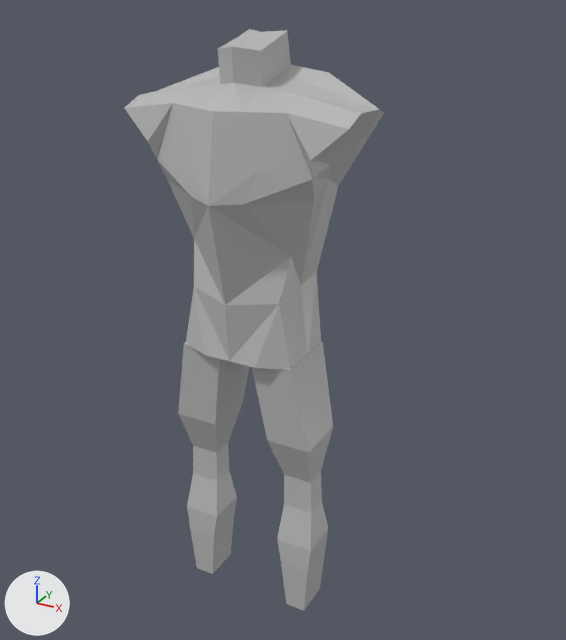
A saved change to the Blender file human.blend.
One viewpoint serves both versions: a camera (50 mm lens) standing at (3.13, -5.17, -0.16) and looking at (0.19, 0.19, -2.84). The lights are fixed; the arrows at lower left show +X, +Y and +Z.

The scene before the commit, as lines of its bpy script (objects in view):
```python
me_cube_001 = bpy.data.meshes.new('Cube.001')
me_cube_001.from_pydata(...)  # 63 vertices, 57 faces; spans x -0.99..0.0, y -0.59..0.44, z -1.0..1.5
me_cube_001.materials.append(mat_material)  # grey #bcbcbc
me_cube_003 = bpy.data.meshes.new('Cube.003')
me_cube_003.from_pydata(...)  # 28 vertices, 26 faces; spans x -2.32..-0.51, y -0.77..0.77, z -1.03..1.01
me_cube_003.materials.append(mat_material)  # grey #bcbcbc
ob_cube_001 = bpy.data.objects.new('Cube.001', me_cube_001)
ob_cube_001.location = (0.0, 0.0, -2.03)
_m = ob_cube_001.modifiers.new('ミラー', 'MIRROR')
ob_cube_003 = bpy.data.objects.new('Cube.003', me_cube_003)
ob_cube_003.location = (0.0, 0.0, -4.28)
ob_cube_003.scale = (0.287, 0.385, 1.25)
_m = ob_cube_003.modifiers.new('ミラー', 'MIRROR')
```
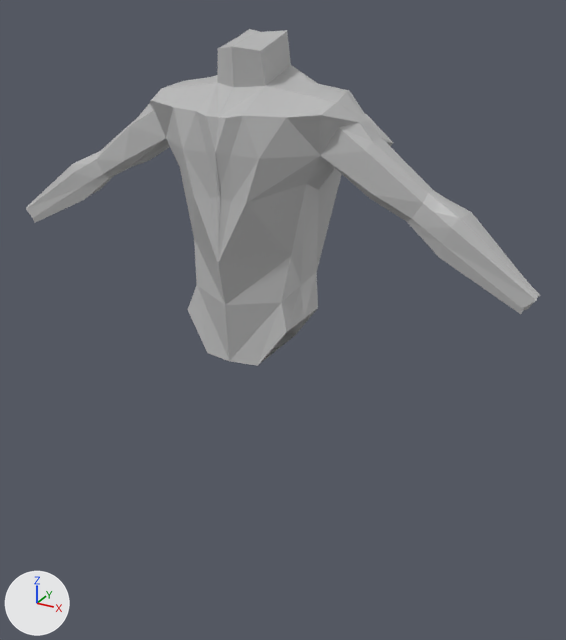
Where the change shows, as pixel boxes [x1, y1, x2, y2] in the pictures (566 x 640 px):
'Cube.001', reshaped (98% wider)
    before: [125, 29, 384, 370]
    after: [26, 29, 540, 366]
'Cube.003', deleted
    before: [178, 342, 333, 611]
part 1 of me_cube_001, built on
    before: [125, 54, 384, 370]
    after: [26, 54, 540, 366]

What the commit changed:
me_cube_001 is used by ob_cube_001; location (0.0, 0.0, -2.03).
me_cube_001 had 63 vertices, 57 faces and spanned x -0.99..0.0, y -0.59..0.44, z -1.0..1.5.
me_cube_001 now has 131 vertices, 123 faces and spans x -2.3..0.01, y -0.49..0.55, z -1.0..1.5.
Part 1, on me_cube_001:
8 vertices are removed from x -0.96..-0.23, y -0.48..0.32, z 0.36..0.95.
23 faces are deleted.
3 vertices in x -0.51, y -0.27..0.28, z -1.0 move by (0.04, 0.0, 0.32).
26 vertices move from x -0.99..0.0, y -0.59..0.44, z -1.0..1.21 to x -0.91..0.01, y -0.48..0.55, z -1.0..1.14.
76 vertices are added at x -2.3..-0.08, y -0.46..0.35, z -0.2..1.09.
89 new faces join them.
Object 'Cube.003' (ob_cube_003) is deleted.
